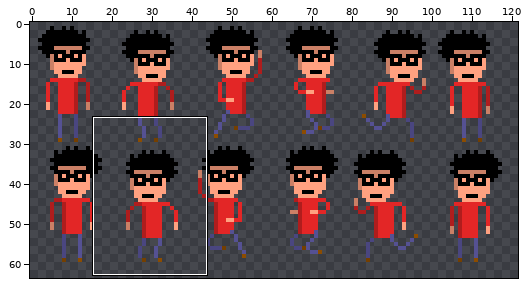
Two versions of one sprite sheet, game/new/playersprite.png. The first picture is a wide view before the edit; the outline marks the close-up.
Close-up. Before the commit:
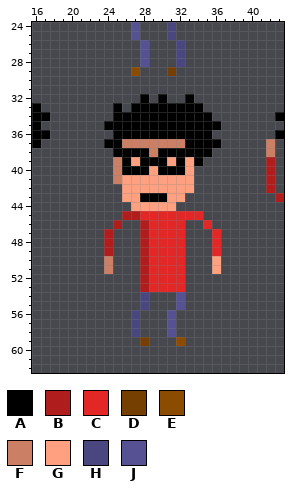
The file is 180x120 pixels. Shown: x 16..43, y 24..62. The wide view leaves out empty margins.
Palette (. is transparent): A #000000  B #af1d1d  C #e32626  D #743f00  E #8c4c00  F #cb8066  G #ffa180  H #4a4680  J #555193
Pixels before, first column x 16:
24 ...........J...H............
25 ...........J...H............
26 ............J...H...........
27 ............J...H...........
28 ............J...H...........
29 ...........E...D............
30 ............................
31 ............................
32 ............A.A..A..........
33 A........A.AAAAAAAA.........
34 AA.......AAAAAAAAAAA.......A
35 A.......AAAAAAAAAAAAA.......
36 AA.......AAAAAAAAAAA.......A
37 A.......AAFFFFFFFAAAA.....F.
38 .........AAAAFAAAAAA......F.
39 .........FAGAAAGAGA.......B.
40 .........FAAAGAAAG........B.
41 .........FGGGGGGGG........B.
42 ..........GGGGGGGG........B.
43 ..........GGAAAGG..........B
44 ...........GGGGG............
45 ..........BBCCCCCCC.........
46 .........B..BCCCC..C........
47 ........B...BCCCC...C.......
48 ........B...BCCCC...C.......
49 ........B...BCCCC...C.......
50 ........F...BCCCC...G.......
51 ........F...BCCCC...G.......
52 ............BCCCC...........
53 ............BCCCC...........
54 ............H...J...........
55 ............H...J...........
56 ...........H...J............
57 ...........H...J............
58 ...........H...J............
59 ............D...E...........
The result:
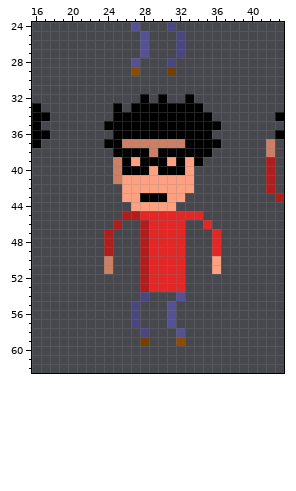
Change:
Colour H now appears in row 25 at x 32; in row 28 at x 31; in row 55 at x 27; in row 58 at x 28.
Colour J now appears in row 25 at x 28; in row 28 at x 27; in row 55 at x 31; in row 58 at x 32.
The author cleared colour H in row 25 at x 31; in row 28 at x 32; in row 55 at x 28; in row 58 at x 27.
The author cleared colour J in row 25 at x 27; in row 28 at x 28; in row 55 at x 32; in row 58 at x 31.
